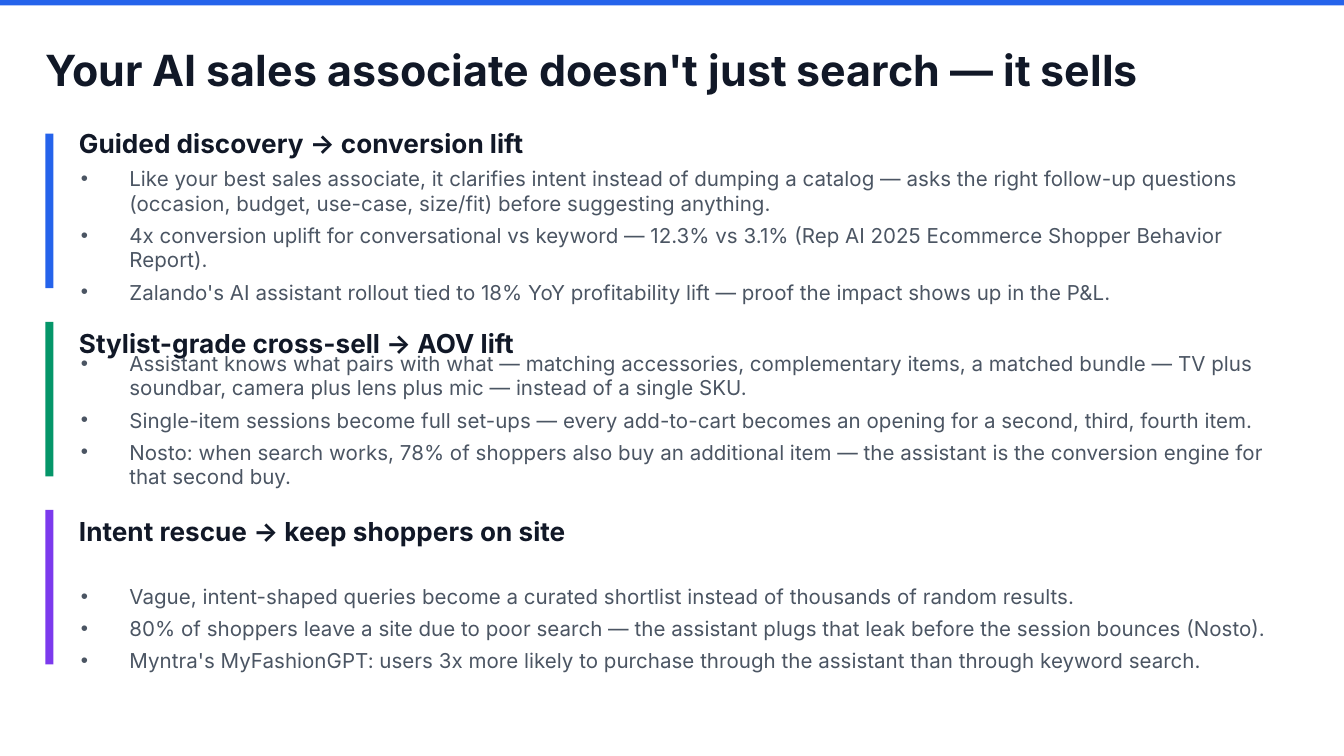
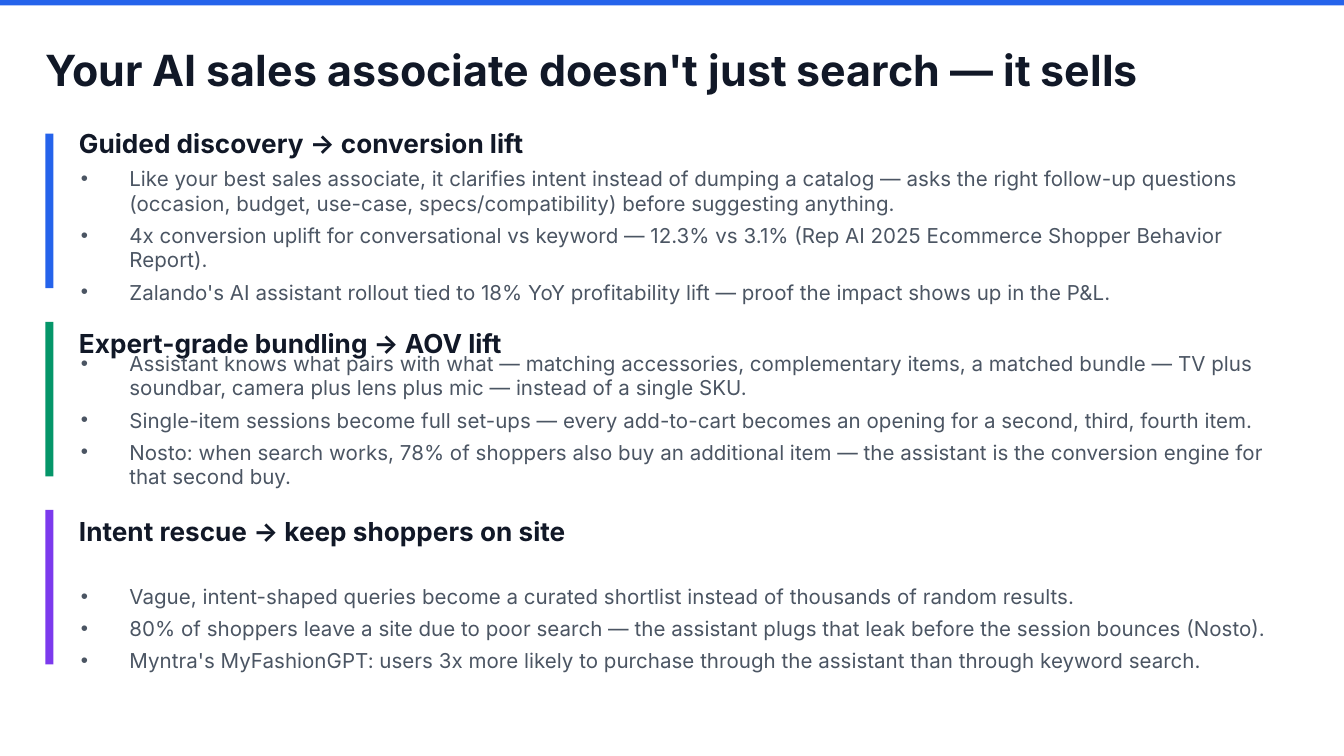
Before and after one commit to aantrikshhh/supersearch-ppt-templates, a slide deck: slide 12 of output/SS_Generic_Electronics.pptx. Drawn at 1344x756 pixels with LibreOffice and Linux fonts; fonts in the diff are those of the drawing. Boxes give left, top, right and bottom in pixels: in the first picture for what was removed or moved away, otherwise in the second. Text is boxed around its words. In the diff, an @@ line names an element or a change of style, - is before the commit and + after.

```diff
--- a/output/SS_Generic_Electronics.pptx
+++ b/output/SS_Generic_Electronics.pptx
@@ text at <box>129,170,1237,216</box>: text changed @@
-• Like your best sales associate, it clarifies intent instead of dumping a catalog — asks the right follow-up questions (occasion, budget, use-case, size/fit) before suggesting anything.
+• Like your best sales associate, it clarifies intent instead of dumping a catalog — asks the right follow-up questions (occasion, budget, use-case, specs/compatibility) before suggesting anything.
@@ text at <box>79,333,501,359</box>: text changed @@
-Stylist-grade cross-sell → AOV lift
+Expert-grade bundling → AOV lift
```
Also in this commit, not shown: 4 other slides changed, 8 other files.
